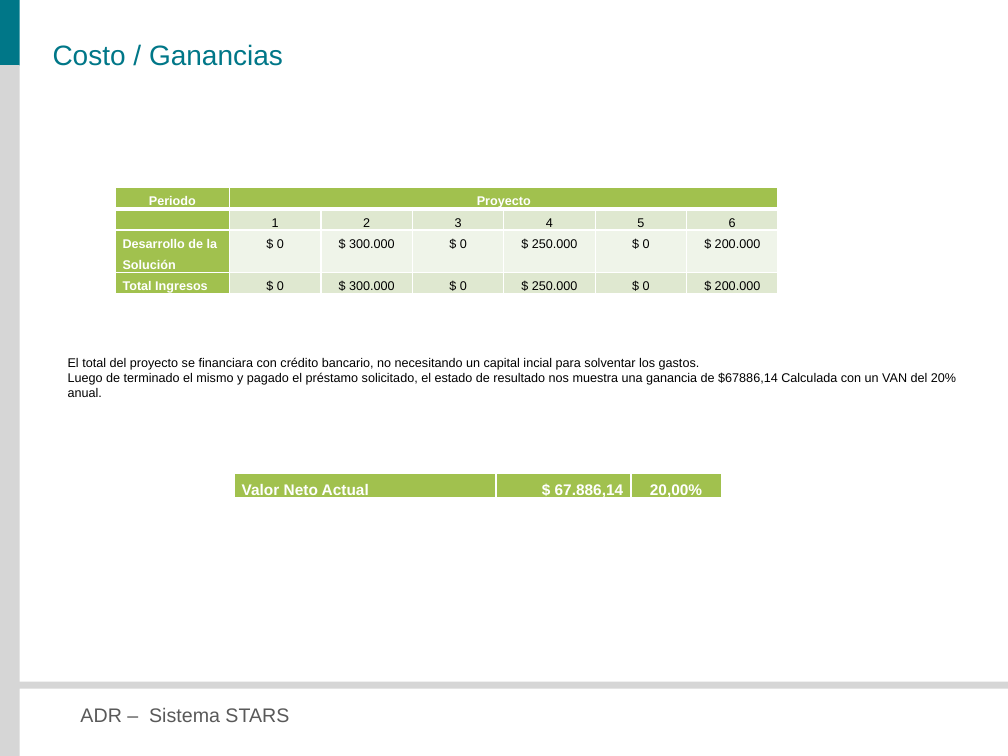
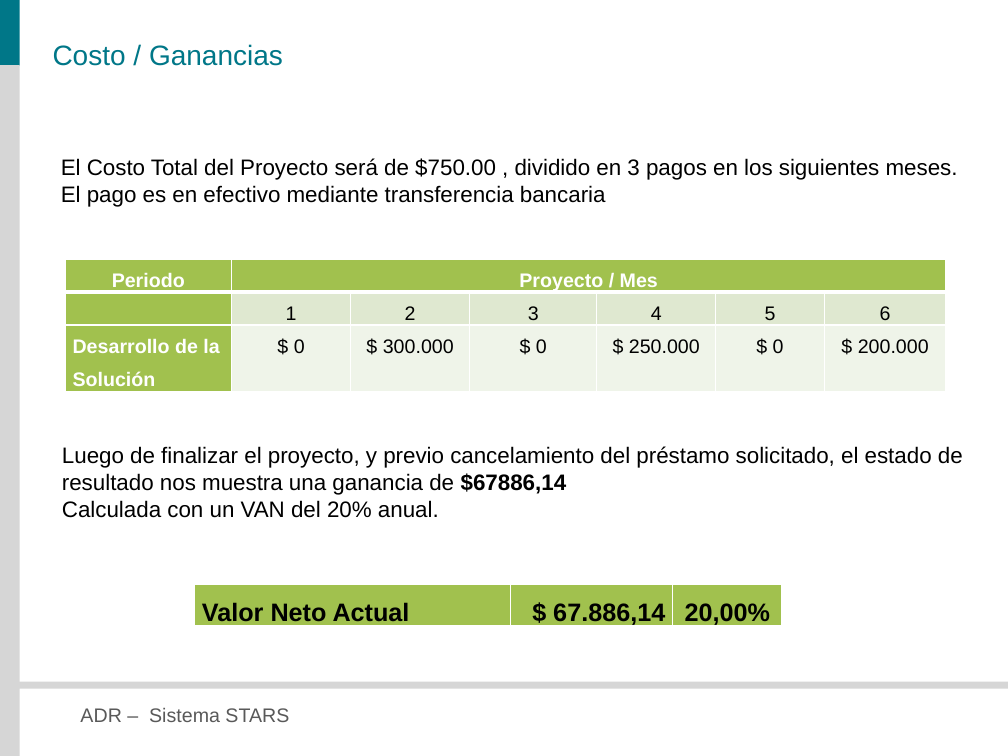
Before and after one commit to veritoreinoso/adr-2010, a slide deck: slide 35 of Presentacion.pptx (slide 33 before the commit). Drawn at 1008x756 pixels with LibreOffice and Linux fonts; fonts in the diff are those of the drawing. Boxes give left, top, right and bottom in pixels: in the first picture for what was removed or moved away, otherwise in the second. Text is boxed around its words. In the diff, an @@ line names an element or a change of style, - is before the commit and + after.

Commit message:
ppt

```diff
--- a/Presentacion.pptx
+++ b/Presentacion.pptx
@@ text added at box(61, 158, 958, 207), 16 pt, text #000000 @@
+El Costo Total del Proyecto será de $750.00 , dividido en 3 pagos en los siguientes meses.
+El pago es en efectivo mediante transferencia bancaria
@@ table at box(66, 259, 947, 400) @@
-row 1, column 2: Proyecto
+row 1, column 2: Proyecto / Mes
-row 4: Total Ingresos | $ 0 | $ 300.000 | $ 0 | $ 250.000 | $ 0 | $ 200.000
@@ table: place and size @@
-table at box(115, 187, 780, 300)
+table at box(66, 259, 947, 400)
@@ text at box(62, 446, 963, 518): text changed; size 9 to 16 pt @@
-El total del proyecto se financiara con crédito bancario, no necesitando un capital incial para solventar los gastos.
-Luego de terminado el mismo y pagado el préstamo solicitado, el estado de resultado nos muestra una ganancia de $67886,14 Calculada con un VAN del 20% anual.
+Luego de finalizar el proyecto, y previo cancelamiento del préstamo solicitado, el estado de resultado nos muestra una ganancia de $67886,14
+Calculada con un VAN del 20% anual.
@@ table at box(195, 585, 781, 631) @@
@@ size 11 to 18 pt, text colour #FFFFFF to #000000 @@
@@ table: place and size @@
-table at box(234, 473, 722, 503)
+table at box(195, 585, 781, 631)
```
Also in this commit, not shown: 11 other slides changed, 2 slides added.
